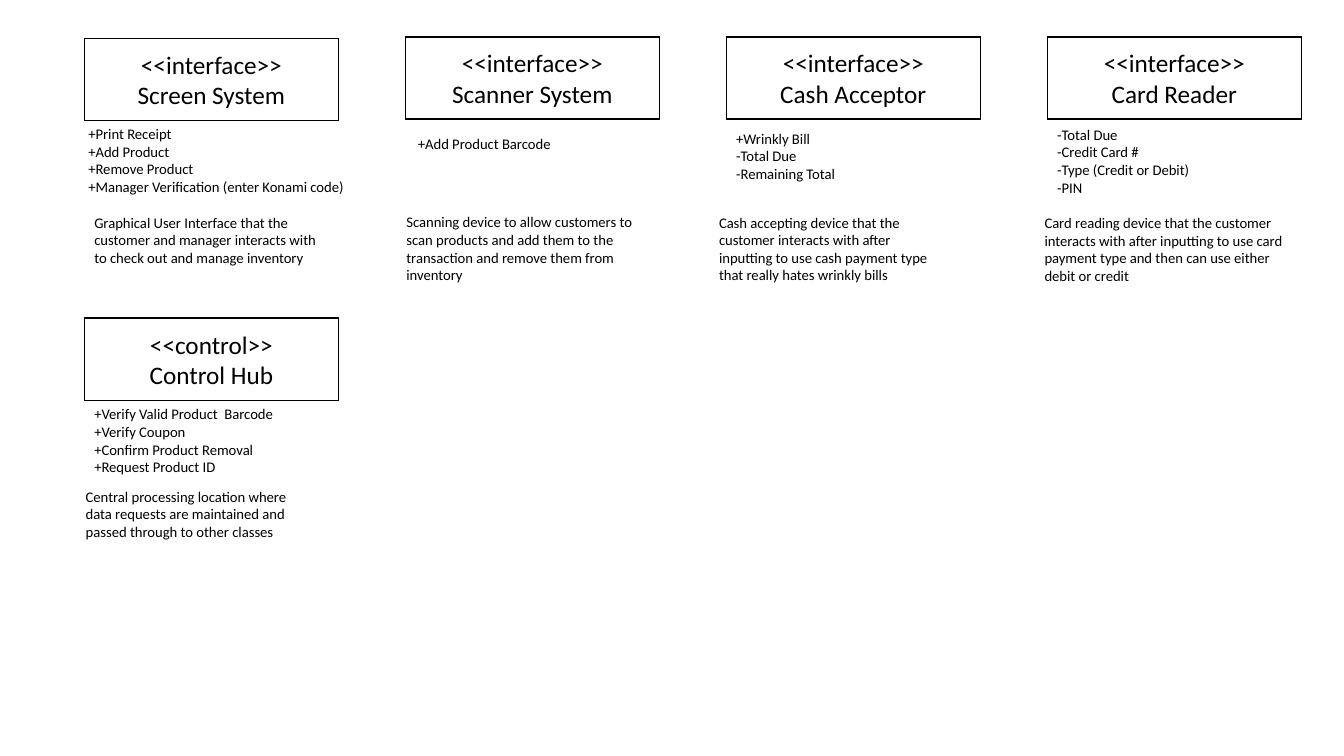
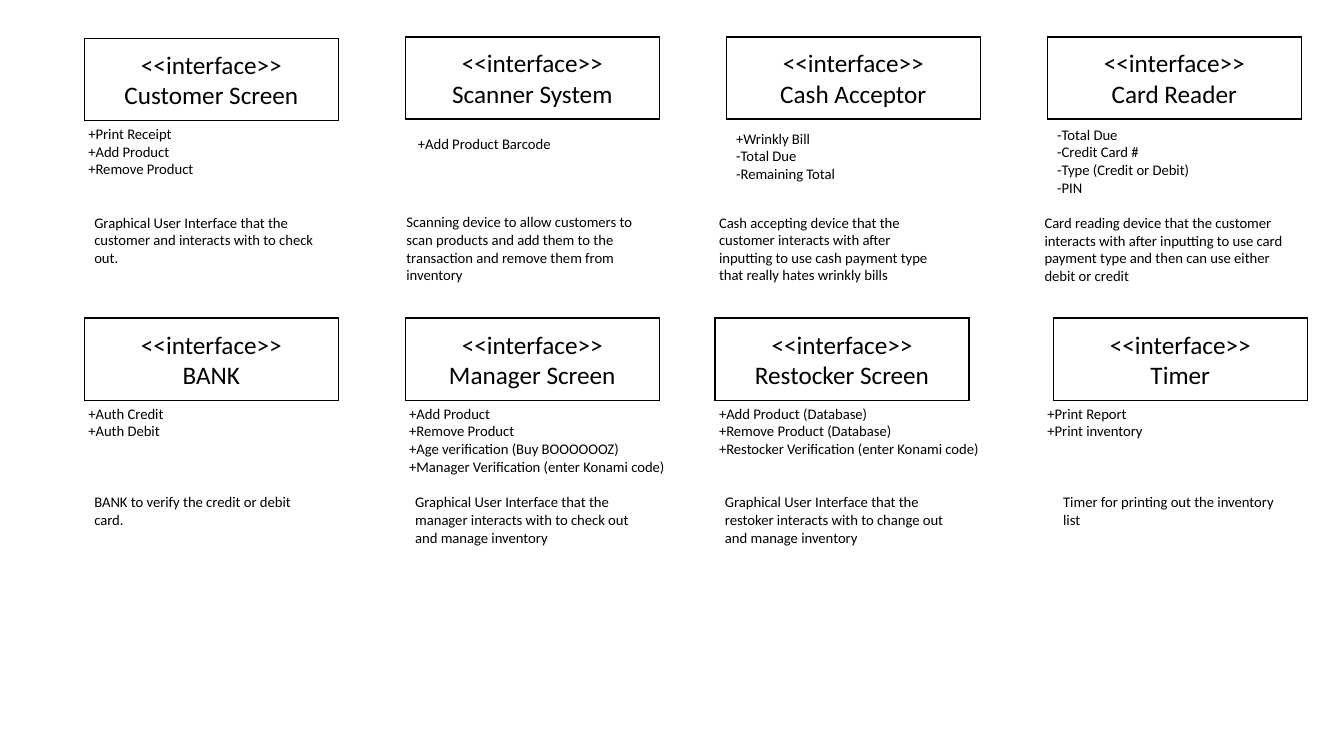
Before and after one commit to maw79/ExcServer, a slide deck: slide 11 of CSENG_PPT.pptx. Drawn at 1344x756 pixels with LibreOffice and Linux fonts; fonts in the diff are those of the drawing. Boxes give left, top, right and bottom in pixels: in the first picture for what was removed or moved away, otherwise in the second. Text is boxed around its words. In the diff, an @@ line names an element or a change of style, - is before the commit and + after.

```diff
--- a/CSENG_PPT.pptx
+++ b/CSENG_PPT.pptx
@@ text in rectangle at (124,87,298,105): text changed @@
-Screen System
+Customer Screen
@@ text at (88,181,343,195): paragraph removed @@
-+Manager Verification (enter Konami code)
@@ text at (94,217,313,263): text changed @@
-Graphical User Interface that the customer and manager interacts with to check out and manage inventory
+Graphical User Interface that the customer and interacts with to check out.
@@ rectangle added at (405,318,659,400), fill #FFFFFF, outline #000000 1 pt, 18 pt, text #000000 @@
+<<interface>>
+Manager Screen
@@ rectangle added at (715,318,969,400), fill #FFFFFF, outline #000000 1 pt, 18 pt, text #000000 @@
+<<interface>>
+Restocker Screen
@@ rectangle added at (1054,318,1308,400), fill #FFFFFF, outline #000000 1 pt, 18 pt, text #000000 @@
+<<interface>>
+Timer
@@ text in rectangle at (141,336,282,384): text changed @@
-<<control>>
-Control Hub
+<<interface>>
+BANK
@@ text added at (88,408,164,436), 10.5 pt, text #000000 @@
++Auth Credit
++Auth Debit
@@ text removed at (94,408,273,475) @@
-+Verify Valid Product Barcode
-+Verify Coupon
-+Confirm Product Removal
-+Request Product ID
@@ text added at (409,408,664,475), 10.5 pt, text #000000 @@
++Add Product
++Remove Product
++Age verification (Buy BOOOOOOZ)
++Manager Verification (enter Konami code)
@@ text added at (719,408,978,456), 10.5 pt, text #000000 @@
++Add Product (Database)
++Remove Product (Database)
++Restocker Verification (enter Konami code)
@@ text added at (1047,409,1142,439), 10.5 pt, text #000000 @@
++Print Report
++Print inventory
@@ text removed at (86,491,287,540) @@
-Central processing location where data requests are maintained and passed through to other classes
@@ text added at (94,496,291,525), 10.5 pt, text #000000 @@
+BANK to verify the credit or debit card.
@@ text added at (415,496,628,546), 10.5 pt, text #000000 @@
+Graphical User Interface that the manager interacts with to check out and manage inventory
@@ text added at (725,496,943,546), 10.5 pt, text #000000 @@
+Graphical User Interface that the restoker interacts with to change out and manage inventory
@@ text added at (1063,496,1273,525), 10.5 pt, text #000000 @@
+Timer for printing out the inventory list
```
Also in this commit, not shown: 1 other slide changed, 1 slide added.
